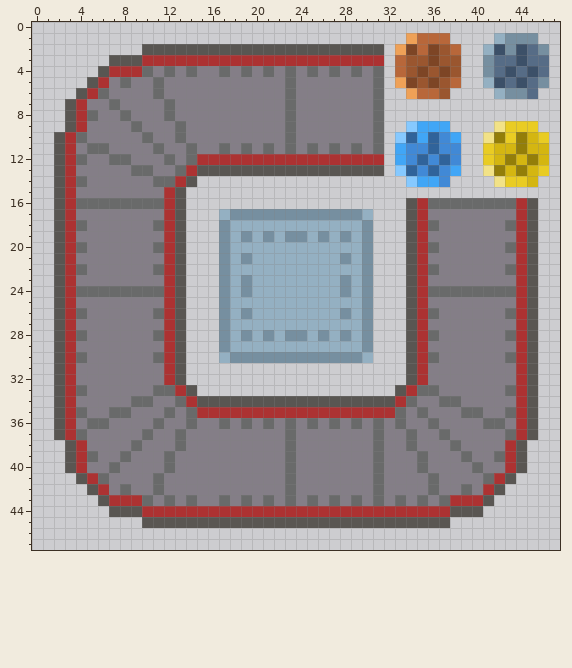
Pixel-art file -- Assets/Art/Prototyping.ase. Above: the version before the commit.
48x48 pixels, 1 frame.
The same view after the edit:
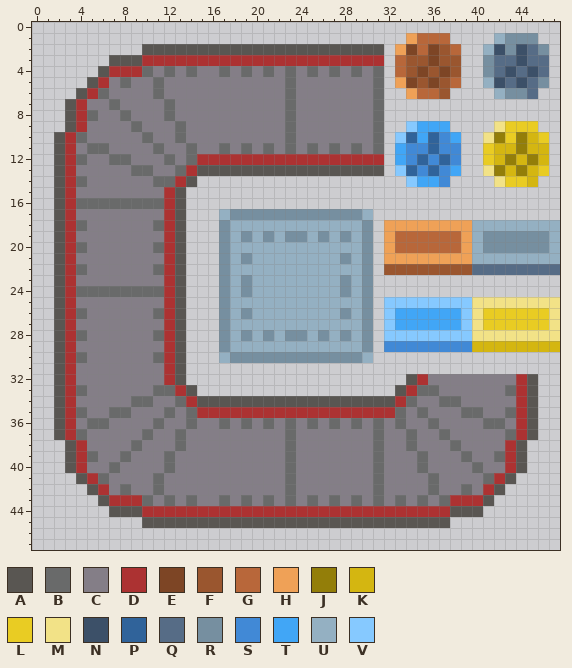
Palette (. is transparent): A #595652  B #696a6a  C #847e87  D #ac3232  E #7d4525  F #9a562f  G #b8673a  H #efa157  J #937e09  K #d4b611  L #e9cc23  M #f2e287  N #3c5068  P #30639a  Q #566c86  R #768fa0  S #4189d6  T #41a6f6  U #94b0c2  V #86c9ff
The author wrote: can smelt ore into ingots
Change:
Layers "Ore", "Conveyors":
y 16: x 34..45 ADBBBBBBBBDA -> ............
y 17: x 34..45 ADCCCCCCCCDA -> ............
y 18: x 32..47 ..ADBCCCCCCBDA.. -> HHHHHHHHUUUUUUUU
y 19: x 32..47 ..ADCCCCCCCCDA.. -> HGGGGGGHURRRRRRU
y 20: x 32..47 ..ADBCCCCCCBDA.. -> HGGGGGGHURRRRRRU
y 21: x 32..47 ..ADCCCCCCCCDA.. -> HHHHHHHHUUUUUUUU
y 22: x 32..47 ..ADBCCCCCCBDA.. -> FFFFFFFFQQQQQQQQ
y 23: x 34..45 ADCCCCCCCCDA -> ............
y 24: x 34..45 ADBBBBBBBBDA -> ............
y 25: x 32..47 ..ADCCCCCCCCDA.. -> VVVVVVVVMMMMMMMM
y 26: x 32..47 ..ADBCCCCCCBDA.. -> VTTTTTTVMLLLLLLM
y 27: x 32..47 ..ADCCCCCCCCDA.. -> VTTTTTTVMLLLLLLM
y 28: x 32..47 ..ADBCCCCCCBDA.. -> VVVVVVVVMMMMMMMM
y 29: x 32..47 ..ADCCCCCCCCDA.. -> SSSSSSSSKKKKKKKK
y 30: x 34..45 ADBCCCCCCBDA -> ............
y 31: x 34..45 ADCCCCCCCCDA -> ............
